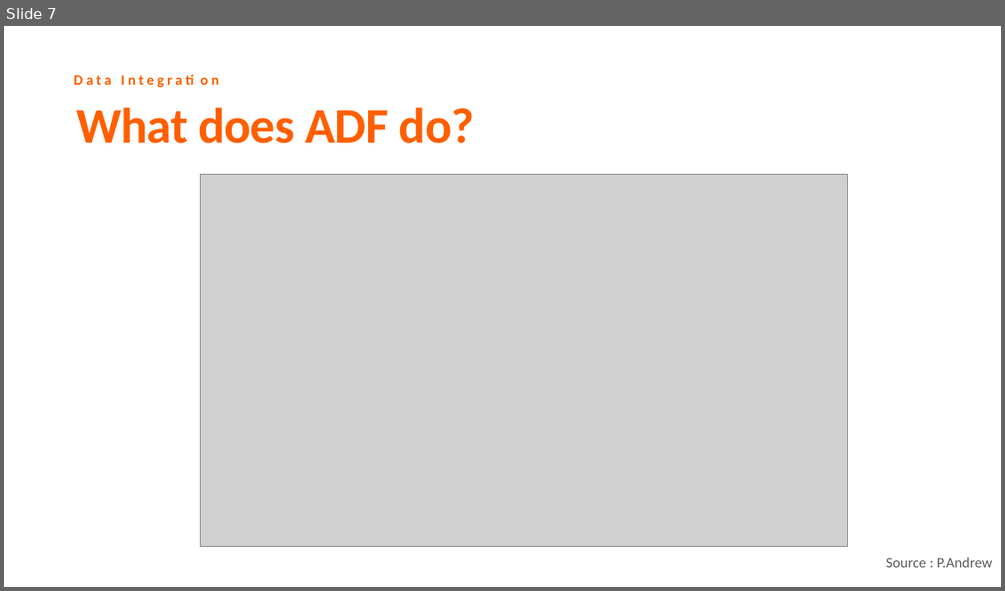
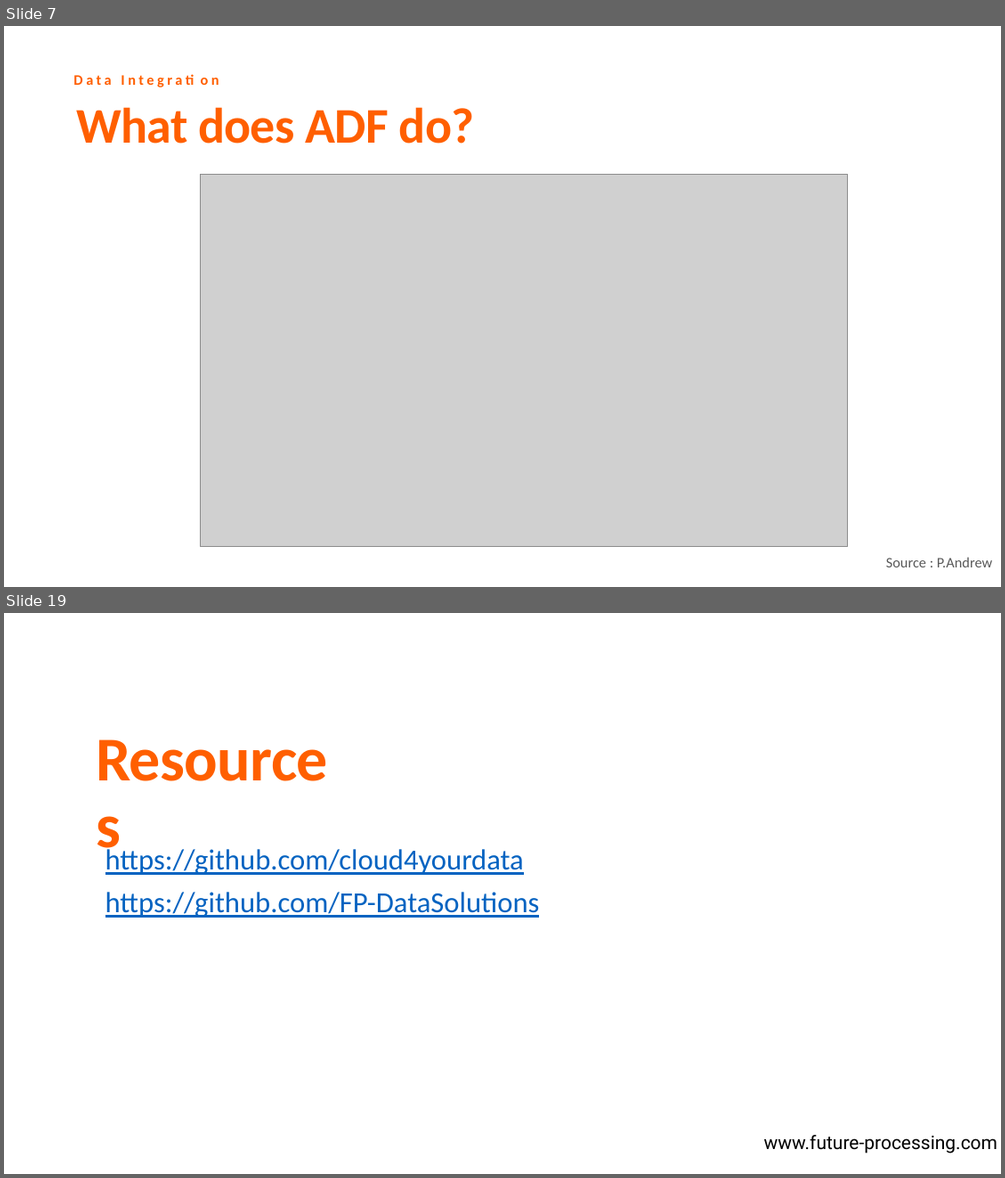
Before and after one commit to cloud4yourdata/CommunityEvents, a slide deck: AzureFPMeetup/OnPremCloudDataIntegration.pptx. Shown one above the other, each under a label of ours: slide 7 before the commit, slides 7 and 19 after it; the slides between them are not shown. The pictures are 1005x591 and 1005x1178 pixels, drawn with LibreOffice and Linux fonts; fonts in the diff are those of the drawing; grey boxes stand for pictures; background and template pictures are left out. Boxes give left, top, right and bottom in pixels: in the first picture for what was removed or moved away, otherwise in the second. Text is boxed around its words. In the diff, an @@ line names an element or a change of style, - is before the commit and + after.

```diff
--- a/AzureFPMeetup/OnPremCloudDataIntegration.pptx
+++ b/AzureFPMeetup/OnPremCloudDataIntegration.pptx
@@ slide 19 added at [4,613,1001,1174], background #FFFFFF @@
@@ text added at [89,723,350,798], 60 pt, text #FF5F00, bold @@
+Resources
@@ text added at [105,846,524,875], 28 pt, text #0563C1, underline @@
+https://github.com/cloud4yourdata
@@ text added at [105,892,540,917], 28 pt, text #0563C1, underline @@
+https://github.com/FP-DataSolutions
@@ text added at [764,1135,997,1153], 18 pt, text #000000 @@
+www.future-processing.com
```
Also in this commit, not shown: 3 slides changed, 10 other slides added, 36 other files.
